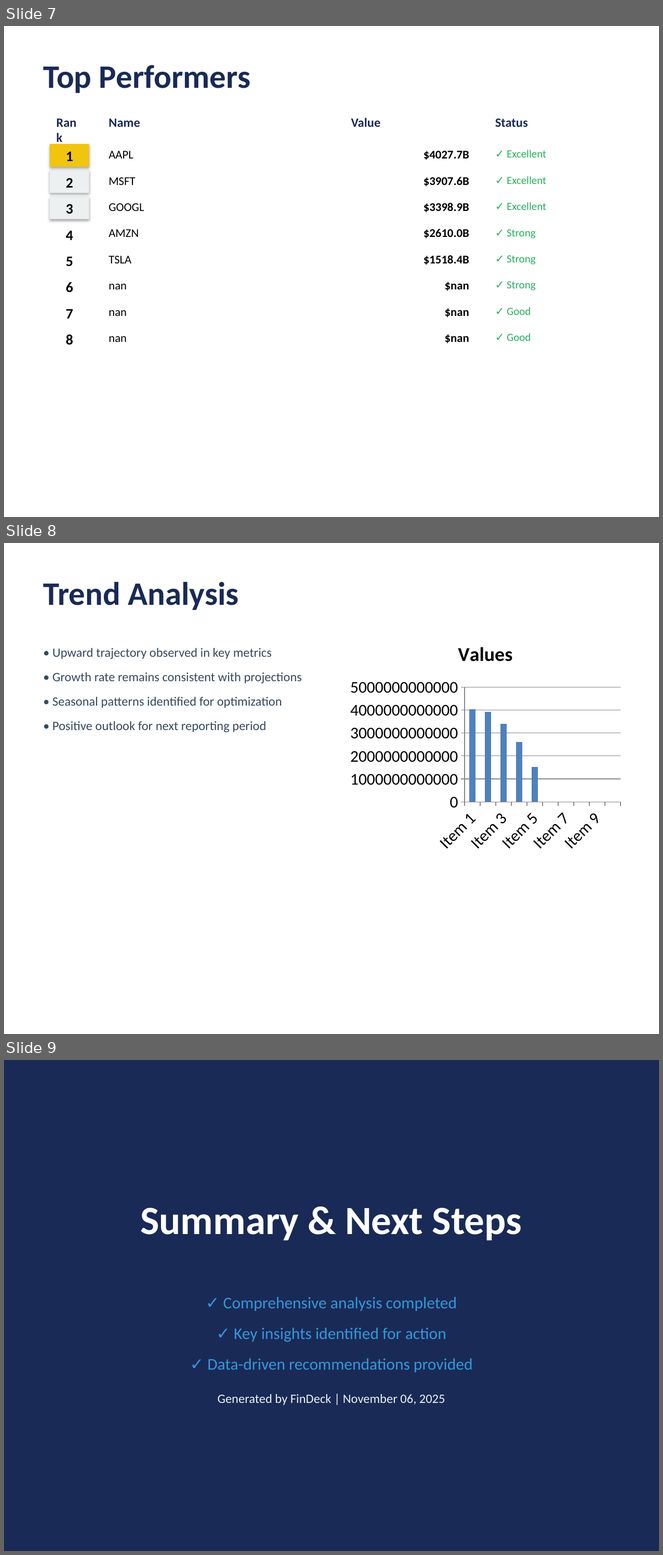
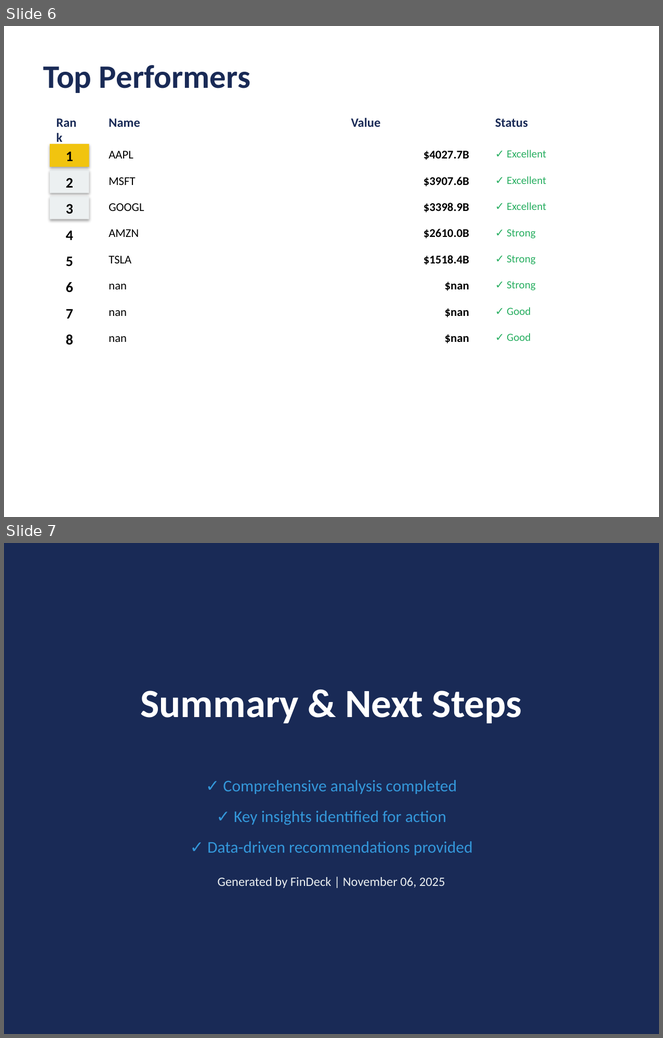
Before and after one commit to gaurav13407/FINEDECK-Excel-to-PPT-, a slide deck: examples/professional_demo/tech_stocks_basic_tier.pptx. Shown one above the other, each under a label of ours: slides 7, 8 and 9 before the commit, slides 6 and 7 after it. The pictures are 663x1555 and 663x1038 pixels, drawn with LibreOffice and Linux fonts; fonts in the diff are those of the drawing. Boxes give left, top, right and bottom in pixels: in the first picture for what was removed or moved away, otherwise in the second. Text is boxed around its words. In the diff, an @@ line names an element or a change of style, - is before the commit and + after.

```diff
--- a/examples/professional_demo/tech_stocks_basic_tier.pptx
+++ b/examples/professional_demo/tech_stocks_basic_tier.pptx
@@ slide 8 removed at (4, 543, 659, 1034), background #FFFFFF @@
@@ text removed at (43, 581, 239, 610) @@
-Trend Analysis
@@ column chart removed at (345, 628, 626, 858) @@
-title "Values"
-categories: Item 1, Item 2, Item 3, Item 4, Item 5, Item 6, Item 7, Item 8, Item 9, Item 10
-Values: -, -, -, -, -, 0, 0, 0, 0, 0
@@ text removed at (52, 648, 302, 732) @@
-• Upward trajectory observed in key metrics
-• Growth rate remains consistent with projections
-• Seasonal patterns identified for optimization
-• Positive outlook for next reporting period
@@ what was slide 7 is now slide 6 @@
@@ what was slide 9 is now slide 7 @@
```
Also in this commit, not shown: 1 slide changed, 1 other slide removed, 7 other files.
